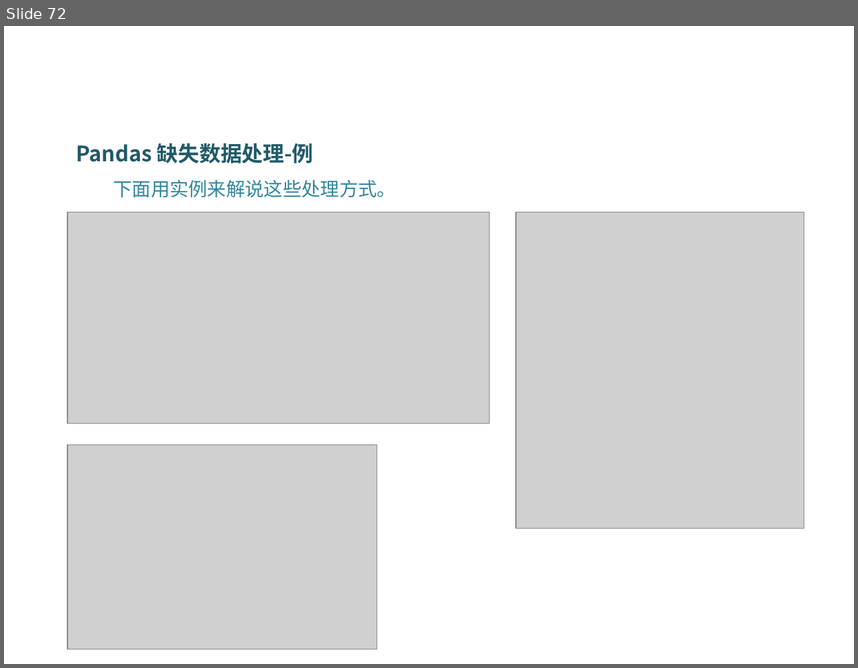
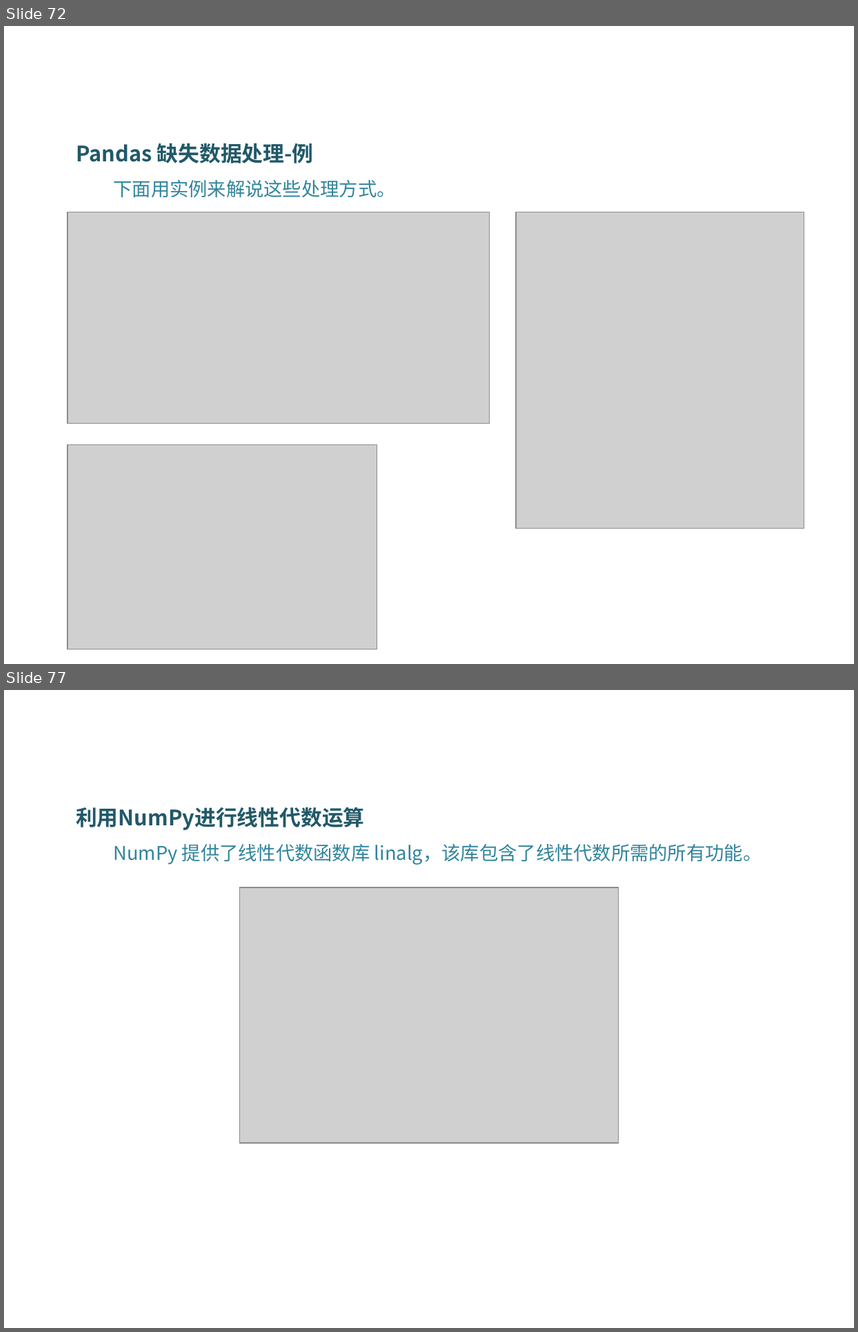
Before and after one commit to DataScienceCoding/Python-Data-Analysis, a slide deck: Python-Data-Analysis.pptx. Shown one above the other, each under a label of ours: slide 72 before the commit, slides 72 and 77 after it; the slides between them are not shown. The pictures are 858x668 and 858x1332 pixels, drawn with LibreOffice and Linux fonts; fonts in the diff are those of the drawing; grey boxes stand for pictures; background and template pictures are left out. Boxes give left, top, right and bottom in pixels: in the first picture for what was removed or moved away, otherwise in the second. Text is boxed around its words. In the diff, an @@ line names an element or a change of style, - is before the commit and + after.

```diff
--- a/Python-Data-Analysis.pptx
+++ b/Python-Data-Analysis.pptx
@@ slide 77 added at <box>4,690,854,1328</box>, background picture (left out) @@
@@ text added at <box>76,807,762,865</box>, 16 pt, text #31859C @@
+利用NumPy进行线性代数运算
+NumPy 提供了线性代数函数库 linalg，该库包含了线性代数所需的所有功能。
@@ picture added at <box>239,887,618,1142</box> @@
```
Also in this commit, not shown: 25 other slides added, 6 other files.
